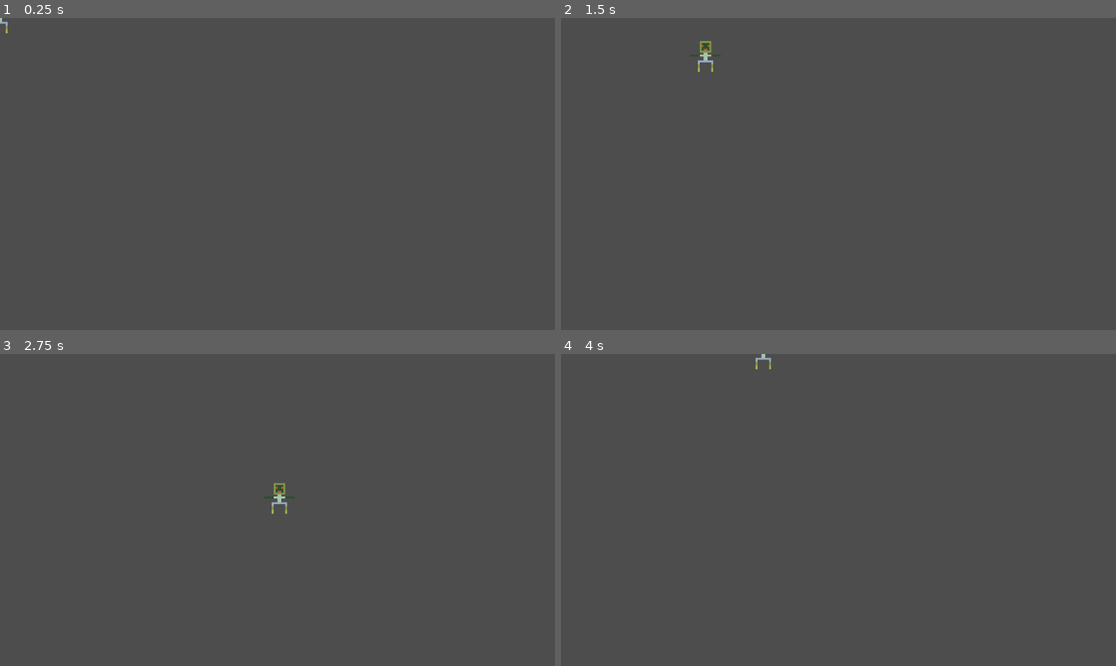
Above: before the commit, frames 1-4 (two rows, left to right).
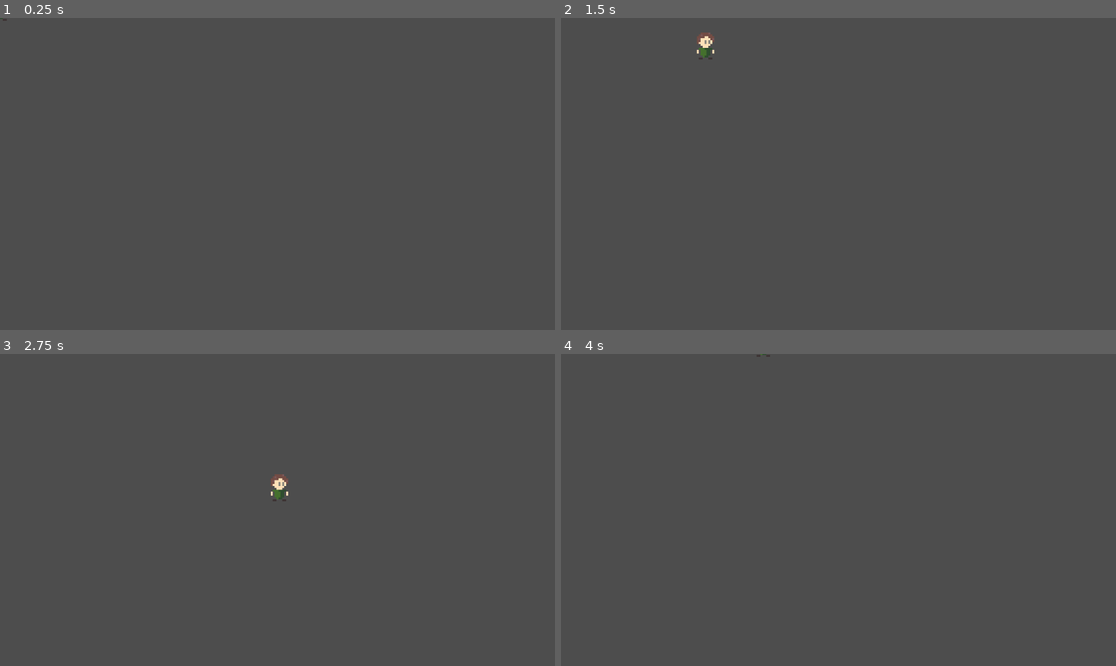
Above: after the commit, the same moments.

Repository: ProspectorJoe/366
Game: Godot game, scene res://main.tscn
Two runs of this game, one before a commit and one after it. Both use one fixed random seed, a clock stepped at 60 frames per second and the inputs below.
Inputs:
- Up to frame 1 (0.25 s): no input
- Up to frame 2 (1.5 s): tap Enter at 0.5 s; hold D (right) 0.53-1.28 s; hold S (down) from 1.28 s (still down)
- Up to frame 3 (2.75 s): release S (down) at 2.03 s; hold D (right) from 2.03 s (still down)
- Up to frame 4 (4 s): release D (right) at 2.78 s; hold W (up) 2.78-3.53 s; hold A (left) from 3.53 s (still down)

The runs differ from the first frame. In frame 1, less than 0.1% of the frame differs, in the area x 0-2%, y 0-5%; in frame 2, 0.3%; in frame 3, 0.3%, in the area x 47-54%, y 38-52%; in frame 4, less than 0.1%.

Commit message:
added player sprite

Diff:
--- a/player.tscn
+++ b/player.tscn
@@ -1,10 +1,13 @@
 [gd_scene load_steps=3 format=3 uid="uid://g7uwqq38w8bk"]
 
 [ext_resource type="Script" path="res://player.gd" id="1_yidpa"]
-[ext_resource type="Texture2D" uid="uid://cj8hrygmf15ga" path="res://New Piskel.png" id="2_dsrtn"]
+[ext_resource type="Texture2D" uid="uid://bryko1uc0oc53" path="res://player walking right animation.png" id="2_63oql"]
 
 [node name="Player" type="CharacterBody2D"]
 script = ExtResource("1_yidpa")
 
-[node name="PlayerSprite" type="Sprite2D" parent="."]
-texture = ExtResource("2_dsrtn")
+[node name="Sprite2D" type="Sprite2D" parent="."]
+position = Vector2(0, -6)
+texture = ExtResource("2_63oql")
+hframes = 3
+vframes = 2
Binary file added: player walking right animation.png
Not shown, added: player walking right animation.png.import
